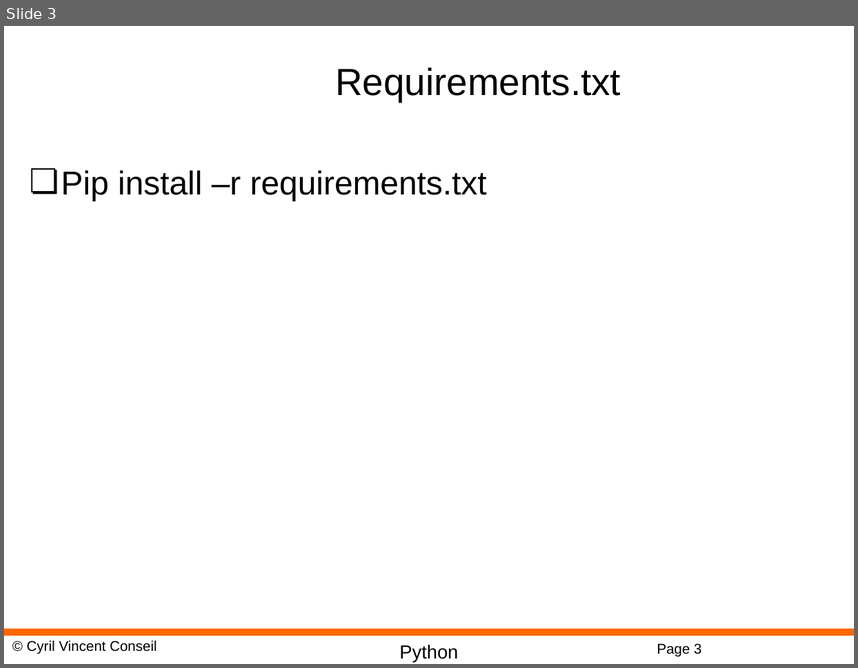
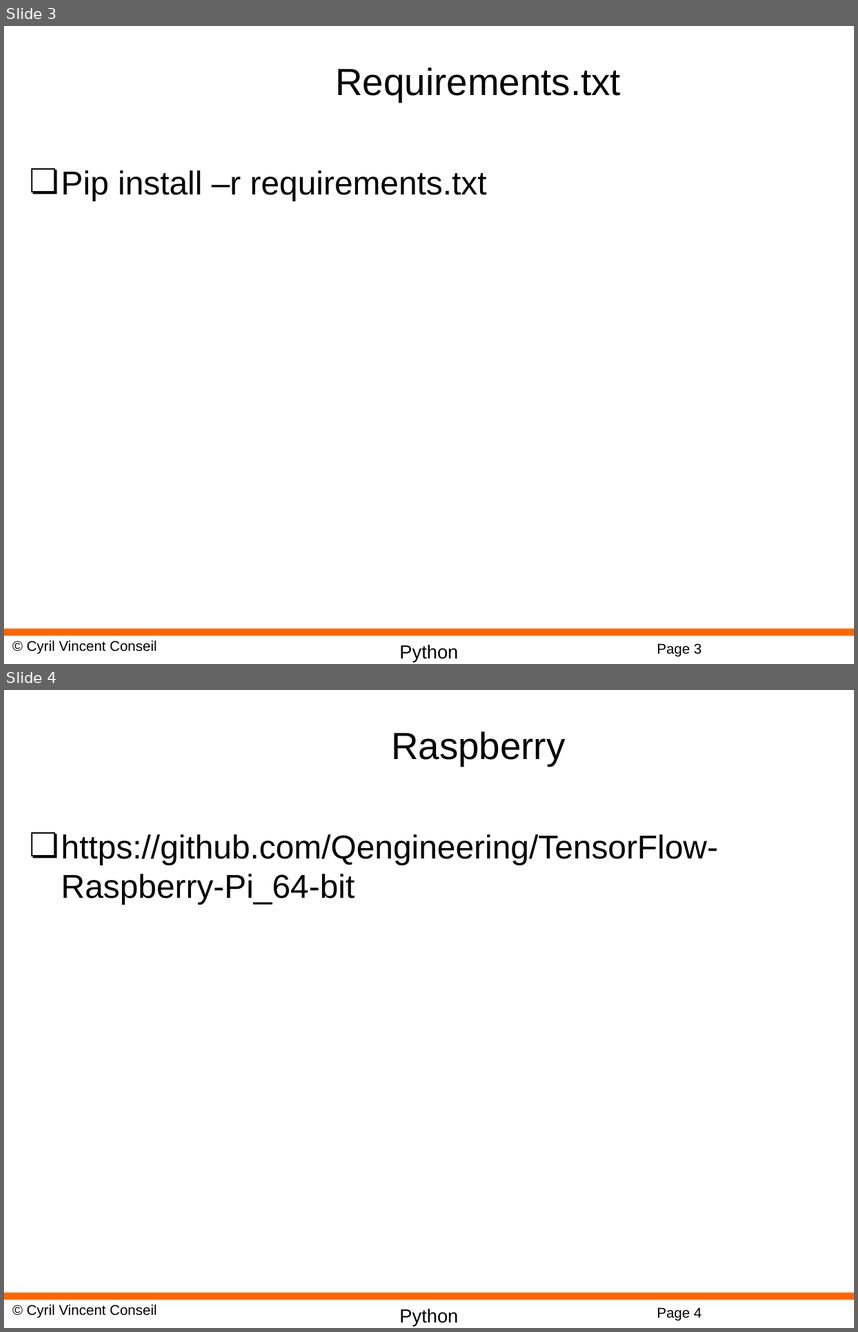
Before and after one commit to cyrilvincent/DL, a slide deck: PPT/DeepLearning21-MLOps.pptx. Shown one above the other, each under a label of ours: slide 3 before the commit, slides 3 and 4 after it. The pictures are 858x668 and 858x1332 pixels, drawn with LibreOffice and Linux fonts; fonts in the diff are those of the drawing; background and template pictures are left out. Boxes give left, top, right and bottom in pixels: in the first picture for what was removed or moved away, otherwise in the second. Text is boxed around its words. In the diff, an @@ line names an element or a change of style, - is before the commit and + after.

```diff
--- a/PPT/DeepLearning21-MLOps.pptx
+++ b/PPT/DeepLearning21-MLOps.pptx
@@ slide 4 added at bbox=[4, 690, 854, 1328], background #FFFFFF; not listed: 4 template elements that a slide beside it also shows @@
@@ title added at bbox=[391, 731, 566, 766], 32 pt, text #000000 @@
+Raspberry
@@ text added at bbox=[61, 834, 718, 905], 28 pt, text #000000 @@
+❏ https://github.com/Qengineering/TensorFlow-Raspberry-Pi_64-bit
```
Also in this commit, not shown: 4 other files.
